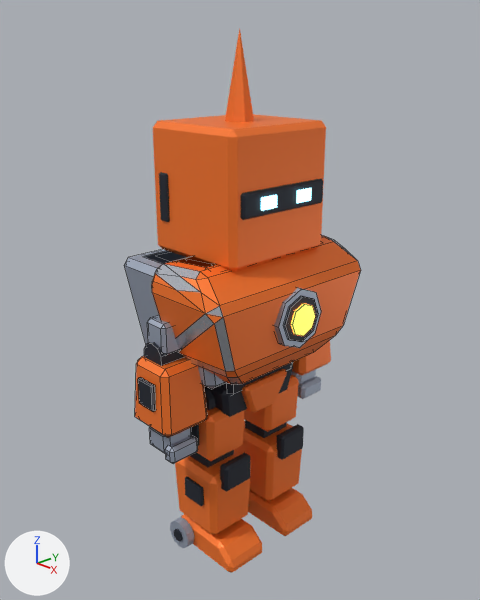
Two versions of the Blender file art/light.blend, one commit apart.
Before and after are seen from a 50 mm camera at (2.031, -1.909, 2.235) aimed at (0.0, 0.003, 1.203). Lighting does not change. The marker at lower left points along +X, +Y and +Z. The picture after the commit comes second. Mesh edges are drawn as thin lines on the coarser meshes.

Names of what the first picture shows: 'Chest_heavy', 'Chest_light', 'Chest_standard', 'Forearm_L', 'Forearm_R', 'Head', 'Hips', 'Leg_L', 'Leg_R', 'UpperArm_R'.
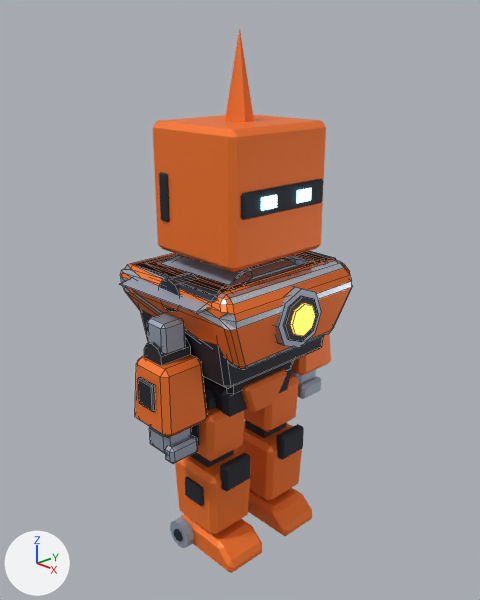
Scene script edits in JSON lines:
```json
{"block": "me_chest_light", "where": "# used by ob_chest_light; location = (0.0, 0.0, 0.0)"}
{"op": "remove", "block": "me_chest_light", "code": "me_chest_light.from_pydata(...)  # 252 vertices, 259 faces; spans x -0.279..0.315, y -0.362..0.362, z 0.84..1.52"}
{"op": "add", "block": "me_chest_light", "code": "me_chest_light.from_pydata(...)  # 260 vertices, 238 faces; spans x -0.28..0.315, y -0.348..0.348, z 0.84..1.5"}
{"block": "me_chest_light", "change": "me_chest_light part 1: the loose piece of 24 vertices spanning x -0.248..0.168, y -0.316..0.316, z 0.92..1.42 is rebuilt with 24 vertices and now spans x -0.25..0.21, y -0.287..0.287, z 0.95..1.38, in mat_joint (dark blue #282c37)"}
{"block": "me_chest_light", "change": "other edits to the shape of me_chest_light do not show in these pictures"}
{"block": "me_chest_standard", "where": "# used by ob_chest_standard; location = (0.0, 0.0, 0.0)"}
{"op": "remove", "block": "me_chest_standard", "code": "me_chest_standard.from_pydata(...)  # 252 vertices, 259 faces; spans x -0.313..0.348, y -0.413..0.413, z 0.84..1.52"}
{"op": "add", "block": "me_chest_standard", "code": "me_chest_standard.from_pydata(...)  # 260 vertices, 238 faces; spans x -0.314..0.348, y -0.4..0.4, z 0.84..1.5"}
{"block": "me_chest_standard", "change": "me_chest_standard part 2: the loose piece of 60 vertices spanning x -0.022..0.312, y -0.413..0.413, z 0.94..1.46 is rebuilt with 108 vertices and now spans x -0.314..0.315, y -0.356..0.356, z 1.05..1.38"}
{"block": "me_chest_standard", "change": "me_chest_standard part 3: the loose piece of 24 vertices spanning x -0.278..0.188, y -0.36..0.36, z 0.92..1.42 is rebuilt with 24 vertices and now spans x -0.279..0.235, y -0.327..0.327, z 0.95..1.38, in mat_joint (dark blue #282c37)"}
{"block": "me_chest_standard", "change": "other edits to the shape of me_chest_standard do not show in these pictures"}
{"block": "me_chest_heavy", "where": "# used by ob_chest_heavy; location = (0.0, 0.0, 0.0)"}
{"op": "remove", "block": "me_chest_heavy", "code": "me_chest_heavy.from_pydata(...)  # 252 vertices, 259 faces; spans x -0.349..0.383, y -0.472..0.472, z 0.84..1.52"}
{"op": "add", "block": "me_chest_heavy", "code": "me_chest_heavy.from_pydata(...)  # 260 vertices, 238 faces; spans x -0.35..0.383, y -0.459..0.459, z 0.84..1.5"}
{"block": "me_chest_heavy", "change": "me_chest_heavy part 4: the loose piece of 60 vertices spanning x -0.025..0.348, y -0.472..0.472, z 0.94..1.46 is rebuilt with 108 vertices and now spans x -0.35..0.351, y -0.406..0.406, z 1.05..1.38"}
{"block": "me_chest_heavy", "change": "me_chest_heavy part 5: the loose piece of 24 vertices spanning x -0.31..0.21, y -0.411..0.411, z 0.92..1.42 is rebuilt with 24 vertices and now spans x -0.312..0.262, y -0.373..0.373, z 0.95..1.38, in mat_joint (dark blue #282c37)"}
{"block": "me_chest_heavy", "change": "me_chest_heavy part 6: a new loose piece of 24 vertices spanning x -0.264..0.239, y -0.459..0.459, z 1.32..1.41"}
{"block": "me_chest_heavy", "change": "other edits to the shape of me_chest_heavy do not show in these pictures"}
```

Location of each change, [x1, y1, x2, y2] in pixels of the pictures (480 x 600 px):
```json
{"object": "Chest_heavy", "change": "reshaped", "before": [124, 235, 361, 394], "after": [119, 251, 353, 394]}
{"object": "Chest_standard", "change": "reshaped", "before": [144, 251, 216, 267], "after": [147, 254, 322, 290]}
{"object": "Chest_light", "change": "reshaped", "before": [158, 252, 207, 263], "after": [160, 254, 312, 284], "on screen": "mostly hidden"}
{"part": 1, "of": "me_chest_light", "change": "rebuilt", "before": [158, 252, 187, 262], "after": [165, 254, 305, 284], "on screen": "mostly hidden"}
{"part": 2, "of": "me_chest_standard", "change": "rebuilt", "before": [177, 257, 216, 267], "after": [147, 254, 321, 290], "on screen": "mostly hidden"}
{"part": 3, "of": "me_chest_standard", "change": "rebuilt", "before": [144, 251, 188, 264], "after": [154, 254, 322, 289], "on screen": "mostly hidden"}
{"part": 4, "of": "me_chest_heavy", "change": "rebuilt", "before": [152, 235, 361, 385], "after": [120, 252, 353, 369]}
{"part": 5, "of": "me_chest_heavy", "change": "rebuilt", "before": [124, 249, 227, 389], "after": [134, 251, 336, 389]}
{"part": 6, "of": "me_chest_heavy", "change": "added", "after": [119, 255, 309, 314]}
```
